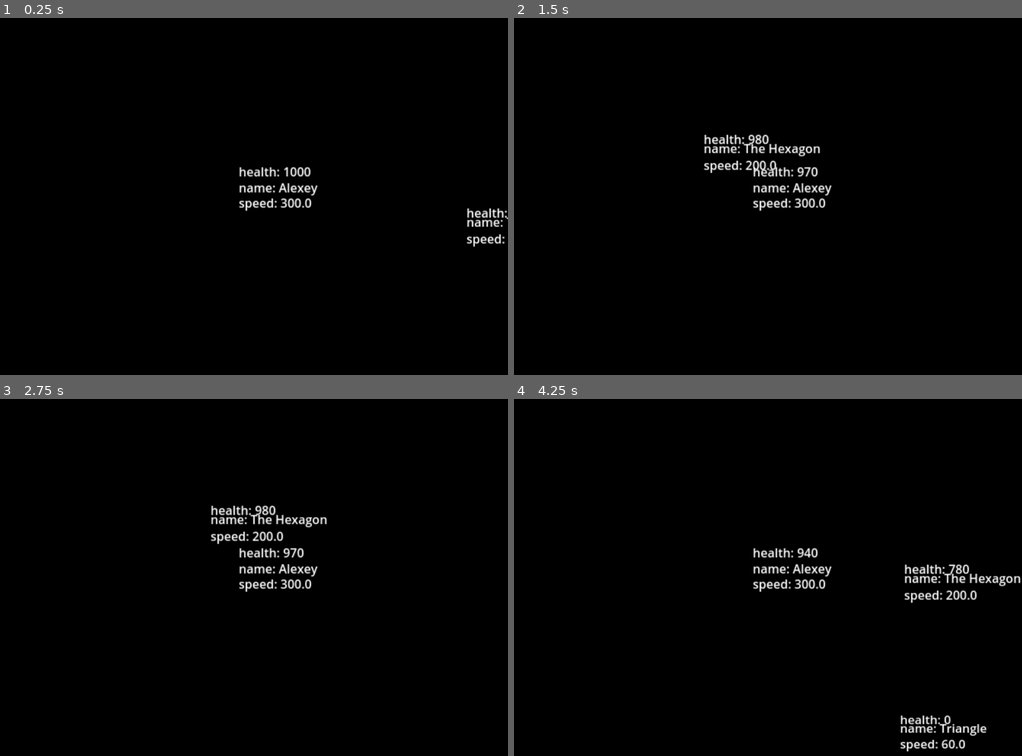
Above: before the commit, frames 1-4 (two rows, left to right).
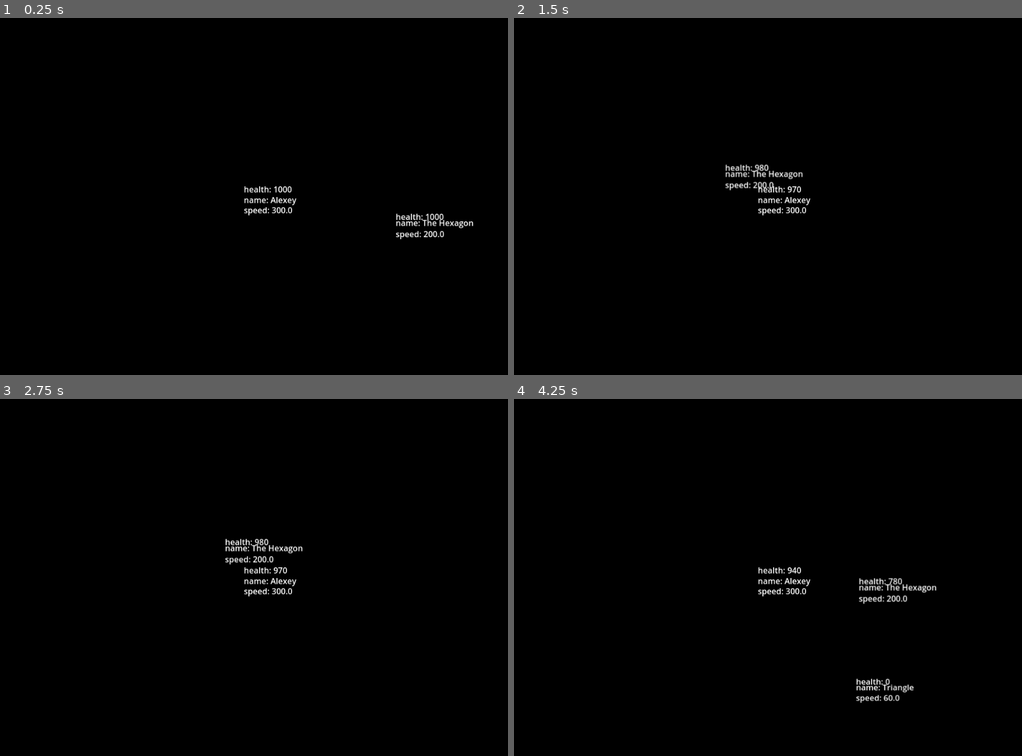
Above: after the commit, the same moments.

Repository: xxxxx-community/TheAihopGG-godot-wild-jam-80
Game: Godot game, scene res://scenes/objects/world/world.tscn
Same seed, same stepped clock (60 frames per second), same inputs: the game is played once before the commit and once after it.
Inputs (mouse positions are in pixels of both pictures, inside the frame that each line leads up to):
- Up to frame 1 (0.25 s): no input
- Up to frame 2 (1.5 s): move the mouse to (879, 200) at 0.52 s; hold D (move_right) 0.53-1.28 s; click (879, 200) at 0.6 s; move the mouse to (666, 250) at 1.27 s; hold Down (move_down) from 1.28 s (still down); tap 1 (select_weapon_1) at 1.35 s
- Up to frame 3 (2.75 s): click (152, 631) at 1.55 s; move the mouse to (304, 495) at 2.02 s; release Down (move_down) at 2.03 s; hold D (move_right) from 2.03 s (still down); tap 2 (select_weapon_2) at 2.1 s; click (304, 495) at 2.3 s
- Up to frame 4 (4.25 s): move the mouse to (742, 706) at 2.77 s; release D (move_right) at 2.78 s; hold Up (move_up) 2.78-3.53 s; tap 3 (select_weapon_3) at 2.85 s; click (742, 706) at 3.05 s; move the mouse to (920, 681) at 3.52 s; hold A (move_left) from 3.53 s (still down); click (920, 681) at 3.6 s

The runs differ from the first frame. In frame 1, 1.6% of the frame differs, in the area x 47-100%, y 41-65%; in frame 2, 1.8%; in frame 3, 1.9%; in frame 4, 3.0%, in the area x 47-100%, y 41-99%.

Commit message:
feat: boss phases

Diff:
--- a/scenes/characters/bosses/hexagon_boss/hexagon_boss.gd
+++ b/scenes/characters/bosses/hexagon_boss/hexagon_boss.gd
@@ -1,6 +1,10 @@
 extends Boss
 
-@export var shoot_time: float
+@export var shoot_time: float:
+	set(value):
+		shoot_time = value
+		if shoot_timer:
+			shoot_timer.wait_time = value
 @export var spawn_enemy_time: float
 @export var update_total_point_time: float
 @export var shotgun_distance: float
@@ -9,10 +13,11 @@
 @onready var update_total_point_timer: Timer = get_node("%UpdateTotalPointTimer")
 @onready var spawn_enemy_timer: Timer = get_node("%SpawnEnemyTimer")
 @onready var shotgun_weapon: Weapon = get_node("%ShotgunWeapon")
-@onready var boss_weapon: Weapon = get_node("%BossWeapon")
+@onready var boss_weapon: BossWeapon = get_node("%BossWeapon")
 @onready var player_weapon: Weapon = get_node("%PlayerWeapon")
 
 var total_point: Vector2
+var total_phase: int = 1
 
 func _ready():
 	super._ready()
@@ -27,9 +32,21 @@
 	super._process(delta)
 
 func _on_shoot_timer_timeout() -> void:
-	if global_position.distance_to(target.global_position) <= shotgun_distance:
+	if total_phase == 1:
 		shotgun_weapon._shoot(target.global_position - global_position, ["player"])
-	else:
+	elif total_phase == 2:
+		if global_position.distance_to(target.global_position) <= shotgun_distance:
+			shotgun_weapon._shoot(target.global_position - global_position, ["player"])
+		else:
+			boss_weapon._shoot(target.global_position - global_position, ["player"])
+	elif total_phase == 3:
+		boss_weapon._shoot(target.global_position - global_position, ["player"])
+	elif total_phase == 4:
+		if randi_range(1, 2) == 1:
+			shotgun_weapon._shoot(target.global_position - global_position, ["player"])
+		else:
+			boss_weapon._shoot(target.global_position - global_position, ["player"])
+	elif total_phase == 5:
 		boss_weapon._shoot(target.global_position - global_position, ["player"])
 
 func get_random_vector_near_player() -> Vector2:
@@ -41,4 +58,23 @@
 	total_point = get_random_vector_near_player()
 
 func _on_spawn_enemy_timer_timeout() -> void:
-	player_weapon._shoot(get_random_vector_near_player(), [])
+	if total_phase == 2:
+		player_weapon._shoot(get_random_vector_near_player(), [])
+
+func _on_health_component_health_reduced(_old_health: int, new_health: int) -> void:
+	if new_health <= 900:
+		total_phase = 2
+		boss_weapon.count = 60
+	if new_health <= 700:
+		total_phase = 3
+		speed = 200
+		boss_weapon.count = 70
+		shoot_time = 0.8
+	if new_health <= 500:
+		total_phase = 4
+		speed = 400
+		shotgun_weapon.count = 3
+		shoot_time = 6
+		shotgun_weapon.bullet = preload("res://scenes/objects/bullets/spawn_square_enemy_bullet/spawn_enemy_bullet.tscn")
+	if new_health <= 200:
+		total_phase = 5
--- a/scenes/characters/bosses/hexagon_boss/hexagon_boss.tscn
+++ b/scenes/characters/bosses/hexagon_boss/hexagon_boss.tscn
@@ -62,3 +62,4 @@
 [connection signal="timeout" from="Timers/ShootTimer" to="." method="_on_shoot_timer_timeout"]
 [connection signal="timeout" from="Timers/UpdateTotalPointTimer" to="." method="_on_update_total_point_timer_timeout"]
 [connection signal="timeout" from="Timers/SpawnEnemyTimer" to="." method="_on_spawn_enemy_timer_timeout"]
+[connection signal="health_reduced" from="Components/HealthComponent" to="." method="_on_health_component_health_reduced"]
--- a/scenes/characters/player/player.tscn
+++ b/scenes/characters/player/player.tscn
@@ -23,7 +23,6 @@
 
 [node name="Camera2D" type="Camera2D" parent="." index="1"]
 unique_name_in_owner = true
-zoom = Vector2(1.5, 1.5)
 
 [node name="CollisionShape2D" parent="." index="2"]
 shape = SubResource("CircleShape2D_686vu")
--- /dev/null
+++ b/scenes/objects/bullets/spawn_square_enemy_bullet/spawn_enemy_bullet.tscn
@@ -0,0 +1,7 @@
+[gd_scene load_steps=3 format=3 uid="uid://dxkrgiw85kn3o"]
+
+[ext_resource type="PackedScene" uid="uid://d0ocvn6fboccr" path="res://scenes/objects/bullets/spawn_enemy_bullet/spawn_enemy_bullet.tscn" id="1_fhy5y"]
+[ext_resource type="PackedScene" uid="uid://bwulfswkp185v" path="res://scenes/characters/enemies/square_enemy/square_enemy.tscn" id="2_7unj2"]
+
+[node name="SpawnEnemyBullet" instance=ExtResource("1_fhy5y")]
+enemy = ExtResource("2_7unj2")
--- a/scenes/objects/weapons/boss_weapon/boss_weapon.gd
+++ b/scenes/objects/weapons/boss_weapon/boss_weapon.gd
@@ -1,4 +1,5 @@
 extends Weapon
+class_name BossWeapon
 
 @export var count: int
 
--- a/scenes/objects/weapons/shotgun_weapon/shotgun_weapon.tscn
+++ b/scenes/objects/weapons/shotgun_weapon/shotgun_weapon.tscn
@@ -6,7 +6,7 @@
 
 [node name="ShotgunWeapon" instance=ExtResource("1_k7xrk")]
 script = ExtResource("2_bf8c4")
-count = 6
-shoot_angle = 30
+count = 20
+shoot_angle = 60
 bullet = ExtResource("3_ea6jp")
 duration = 3.0
